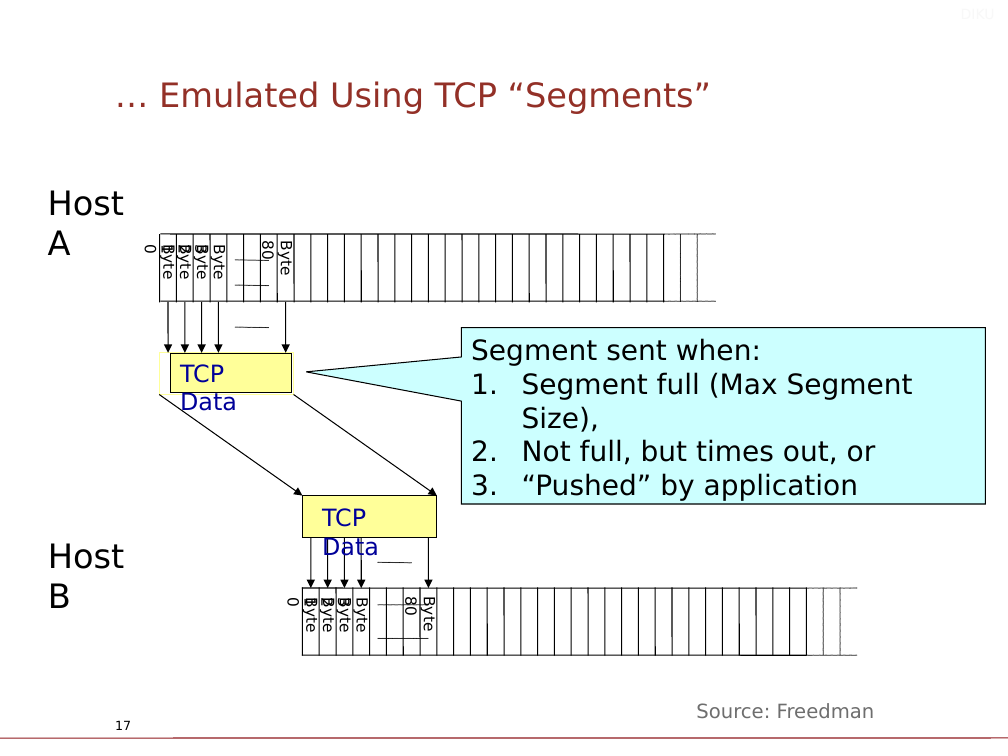
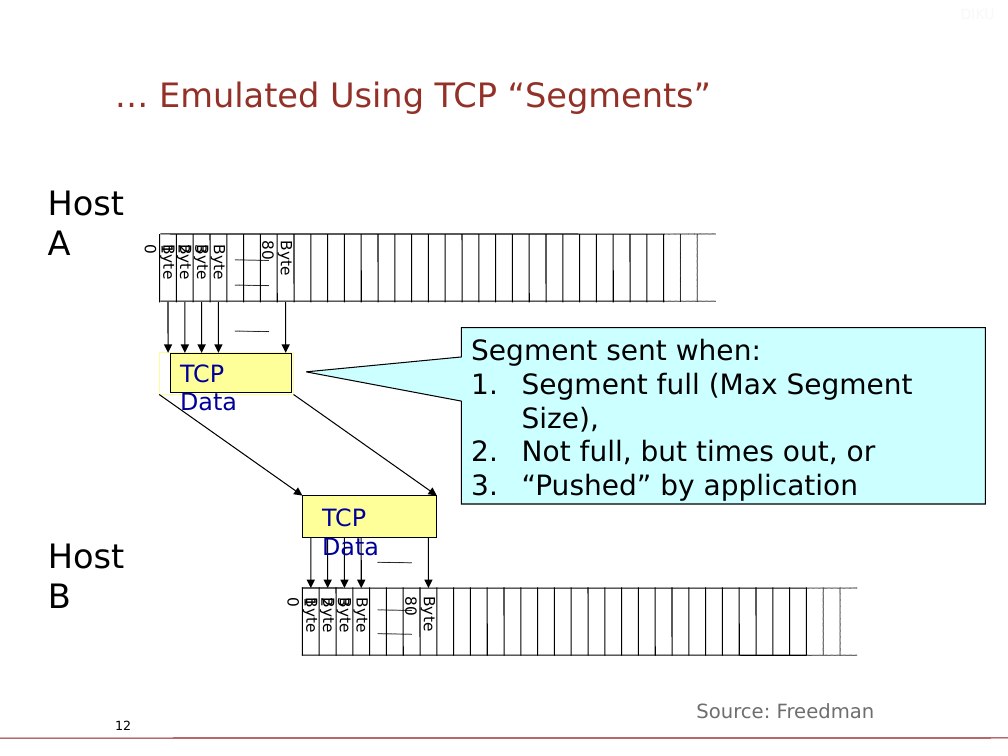
Before and after one commit to diku-compSys/compSys-e2023-pub, a slide deck: slide 12 of lectures/23-11-08_tcp_and_reliable_communication/slides.odp (slide 17 before the commit). Drawn at 1008x756 pixels with LibreOffice and Linux fonts; fonts in the diff are those of the drawing; background and template pictures are left out. Boxes give left, top, right and bottom in pixels: in the first picture for what was removed or moved away, otherwise in the second. Text is boxed around its words. In the diff, an @@ line names an element or a change of style, - is before the commit and + after.

```diff
--- a/lectures/23-11-08_tcp_and_reliable_communication/slides.odp
+++ b/lectures/23-11-08_tcp_and_reliable_communication/slides.odp
@@ line moved from (235, 327) - (269, 328) to (235, 331) - (269, 332) @@
@@ line moved from (378, 605) - (428, 605) to (378, 610) - (411, 611) @@
@@ line moved from (378, 638) - (428, 638) to (378, 634) - (411, 634) @@
@@ page number at [115, 720, 131, 730]: text changed @@
-17
+12
```
Also in this commit, not shown: 1 other slide changed, 2 slides added, 5 slides removed, 3 other files.
